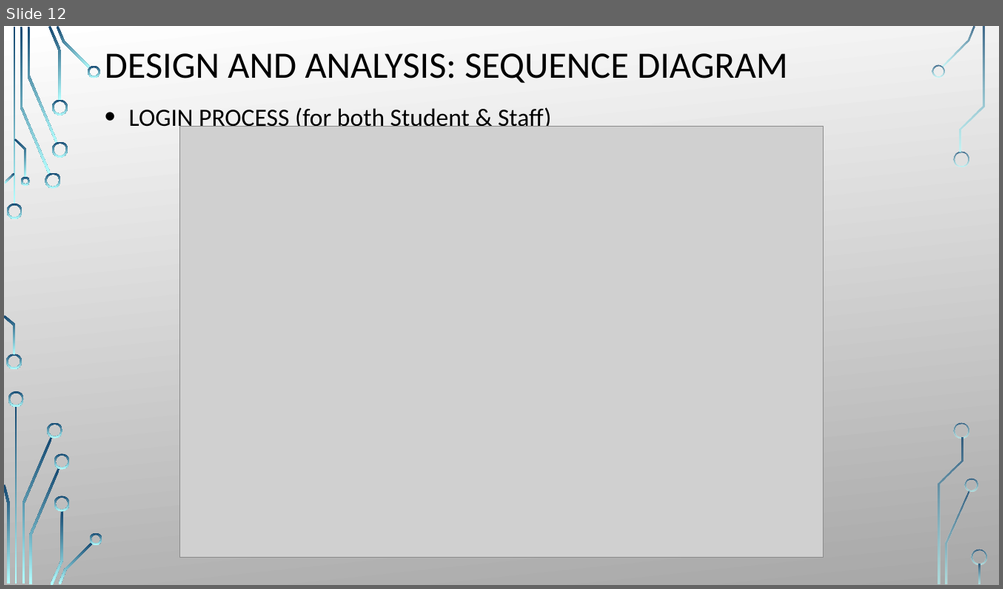
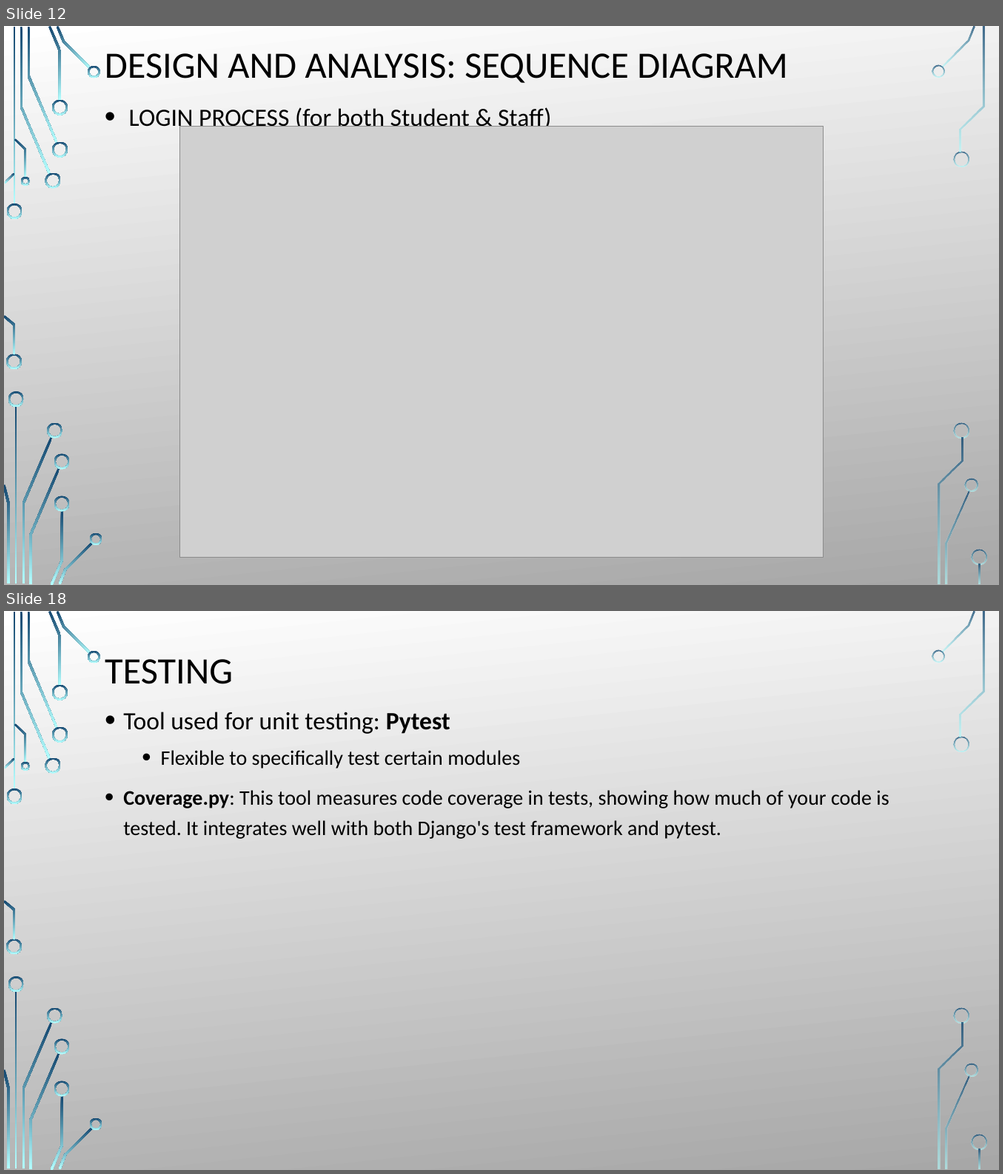
Before and after one commit to AadhyaJoshi/LearnScape, a slide deck: documentation/project_overview.pptx. Shown one above the other, each under a label of ours: slide 12 before the commit, slides 12 and 18 after it; the slides between them are not shown. The pictures are 1003x589 and 1003x1174 pixels, drawn with LibreOffice and Linux fonts; fonts in the diff are those of the drawing; grey boxes stand for pictures; background and template pictures are left out. Boxes give left, top, right and bottom in pixels: in the first picture for what was removed or moved away, otherwise in the second. Text is boxed around its words. In the diff, an @@ line names an element or a change of style, - is before the commit and + after.

```diff
--- a/documentation/project_overview.pptx
+++ b/documentation/project_overview.pptx
@@ slide 18 added at <box>4,611,999,1170</box>, background picture (left out); not listed: 36 template elements that a slide beside it also shows @@
@@ title added at <box>105,659,233,684</box>, 36 pt, text #000000 @@
+TESTING
@@ text added at <box>123,712,888,839</box>, 20 pt, text #000000 @@
+• Tool used for unit testing: Pytest
+  • Flexible to specifically test certain modules
+• Coverage.py: This tool measures code coverage in tests, showing how much of your code is tested. It integrates well with both Django's test framework and pytest.
```
Also in this commit, not shown: 3 slides changed, 3 other slides added, 5 slides removed, 10 other files.
